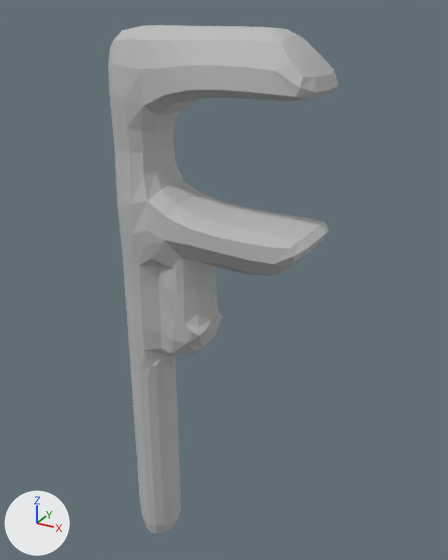
One commit to the Blender file blenderFiles/wrench.blend: the scene before it, then after it.
Rendered twice from a camera (50 mm lens) standing at (1.33, -1.81, 2.15) and looking at (0.29, 0.09, 1.2). The axes (+X, +Y, +Z) are drawn at lower left. The lights are the same throughout.
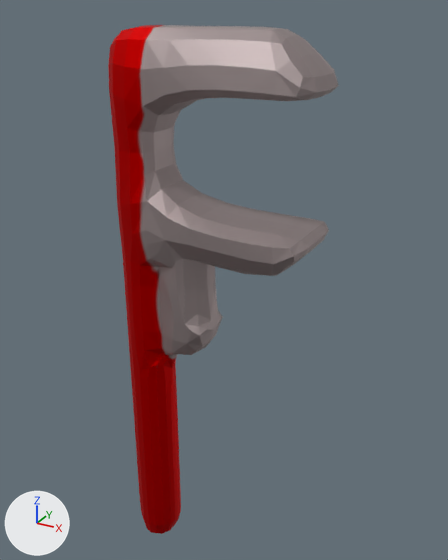
Scene script edits in JSON lines:
```json
{"op": "add", "block": "img_wrench", "code": ["img_wrench = load_image('wrench', '_unpacked/wrench', 2048, 2048, 'sRGB')"]}
{"op": "remove", "block": "mat_material", "code": "mat_material.base_color = (0.5, 0.5, 0.5)  # grey #bcbcbc"}
{"op": "add", "block": "mat_material", "code": "mat_material.texture = img_wrench"}
{"op": "set", "path": "mat_material.metallic", "old": "0.0", "new": "1.0"}
{"op": "set", "path": "mat_material.roughness", "old": "0.827", "new": "0.636"}
```

Boxes (x1, y1, x2, y2) around the edits, measured in the pictures (448 x 560 px):
```json
{"object": "Cube", "change": "surface changed", "before": [108, 25, 339, 534], "after": [108, 25, 339, 534]}
```
